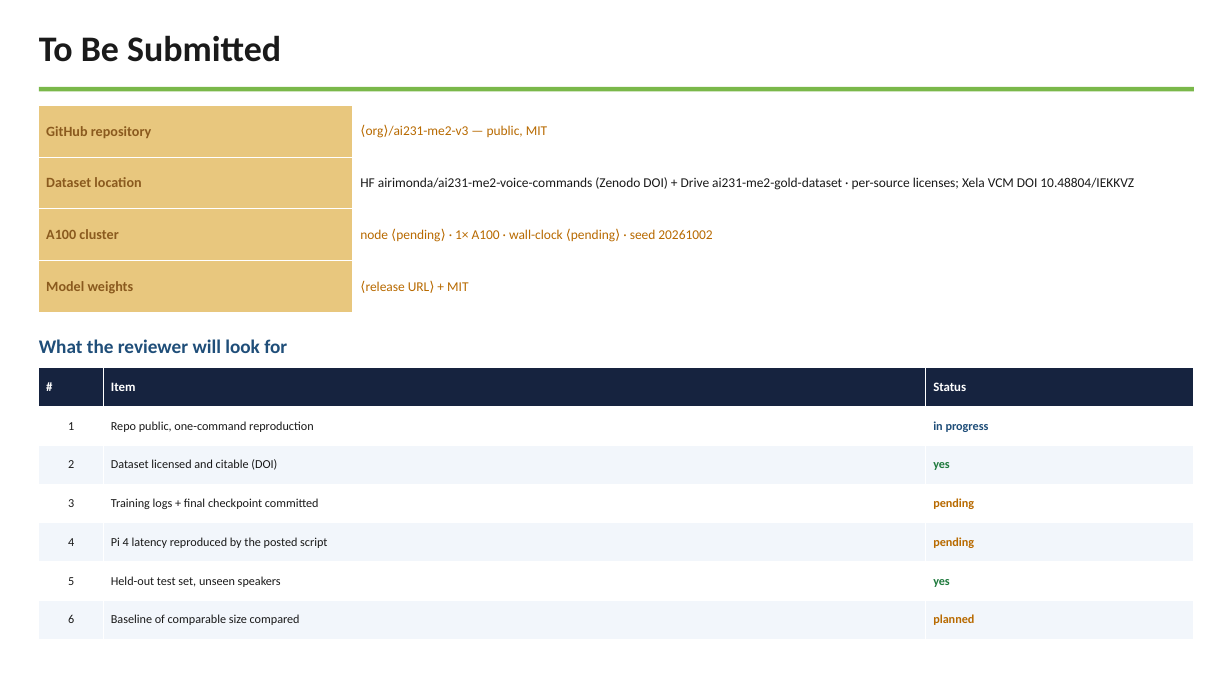
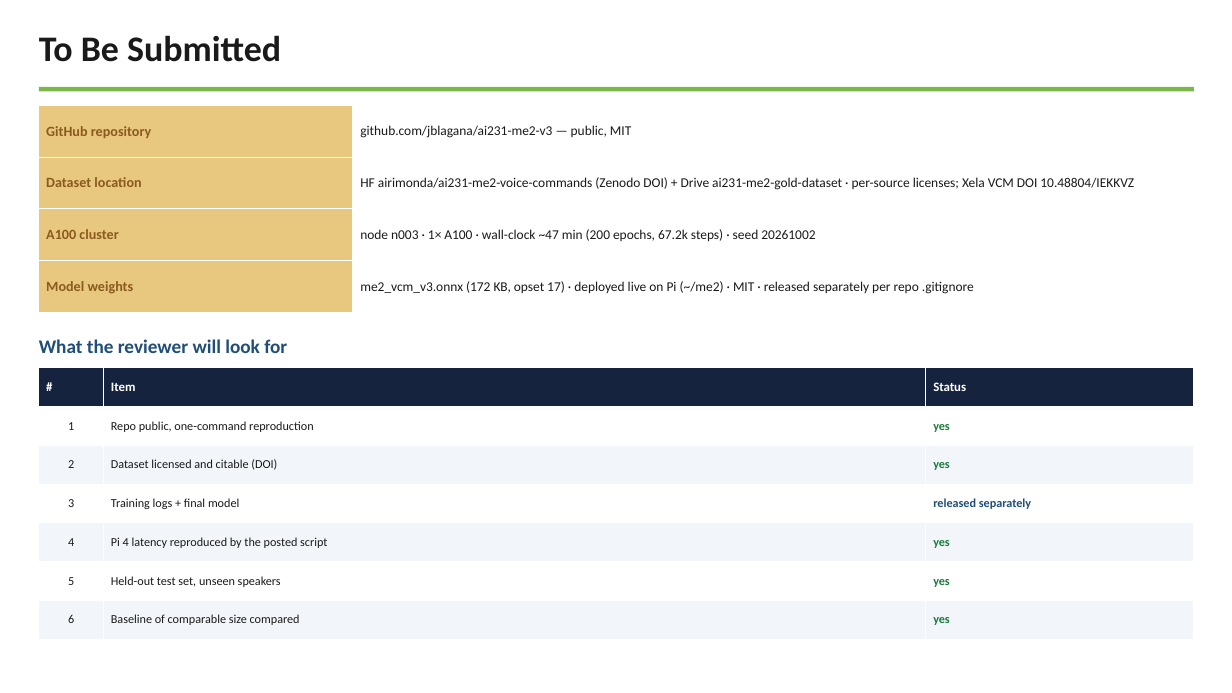
Before and after one commit to jblagana/ai231-me2-v3, a slide deck: slide 2 of slides/me2_v3_submission.pptx. Drawn at 1232x693 pixels with LibreOffice and Linux fonts; fonts in the diff are those of the drawing. Boxes give left, top, right and bottom in pixels: in the first picture for what was removed or moved away, otherwise in the second. Text is boxed around its words. In the diff, an @@ line names an element or a change of style, - is before the commit and + after.

Commit message:
V3 run-1 complete: 200 epochs, holdout GO (cmd 0.9455 / slot 0.9722)
export_onnx.py: use legacy exporter (dynamo=False) to avoid onnxscript; ExportWrapper inserts channel dim so the ONNX input stays (1,80,150) matching Pi mel.py; verify at batch 1. ONNX-vs-torch parity PASS, 172 KB opset 17.

slides: fill all post-training numbers (holdout one-shot cmd 0.9455 / slot 0.9722; test cmd 0.9293 / slot 0.9748; OOS reject 11/16 holdout, 34/76 test; Pi 92ms p95 per 3s clip; 67.2k steps, epoch-142 selection, node n003). No pending cells left.

```diff
--- a/slides/me2_v3_submission.pptx
+++ b/slides/me2_v3_submission.pptx
@@ table at (39, 105, 1194, 312) @@
-row 1, column 2: ⟨org⟩/ai231-me2-v3 — public, MIT
+row 1, column 2: github.com/jblagana/ai231-me2-v3 — public, MIT
-row 3, column 2: node ⟨pending⟩ · 1× A100 · wall-clock ⟨pending⟩ · seed 20261002
+row 3, column 2: node n003 · 1× A100 · wall-clock ~47 min (200 epochs, 67.2k steps) · seed 20261002
-row 4, column 2: ⟨release URL⟩ + MIT
+row 4, column 2: me2_vcm_v3.onnx (172 KB, opset 17) · deployed live on Pi (~/me2) · MIT · released separately per repo .gitignore
@@ table at (39, 368, 1194, 640) @@
-row 2, column 3: in progress
+row 2, column 3: yes
-row 4, column 2: Training logs + final checkpoint committed
+row 4, column 2: Training logs + final model
-row 4, column 3: pending
+row 4, column 3: released separately
-row 5, column 3: pending
+row 5, column 3: yes
-row 7, column 3: planned
+row 7, column 3: yes
```
Also in this commit, not shown: 1 other slide changed, 2 other files.
